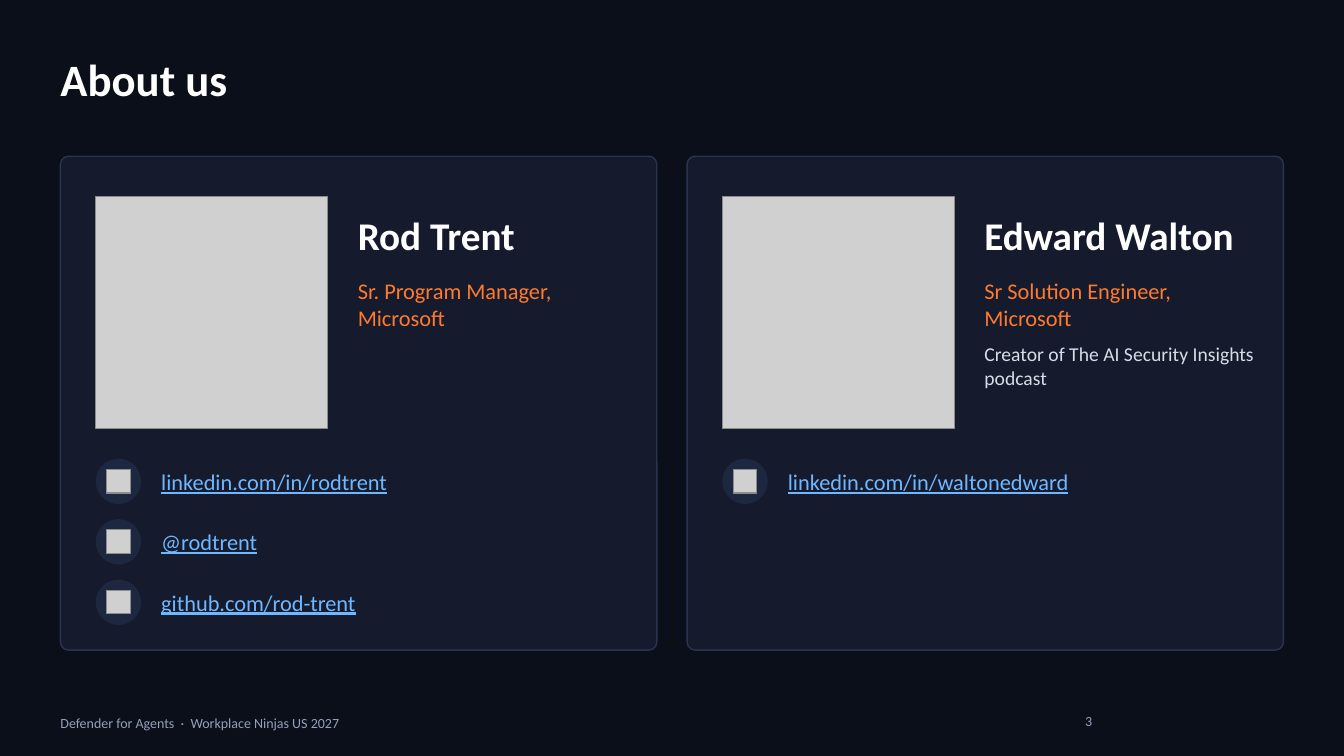
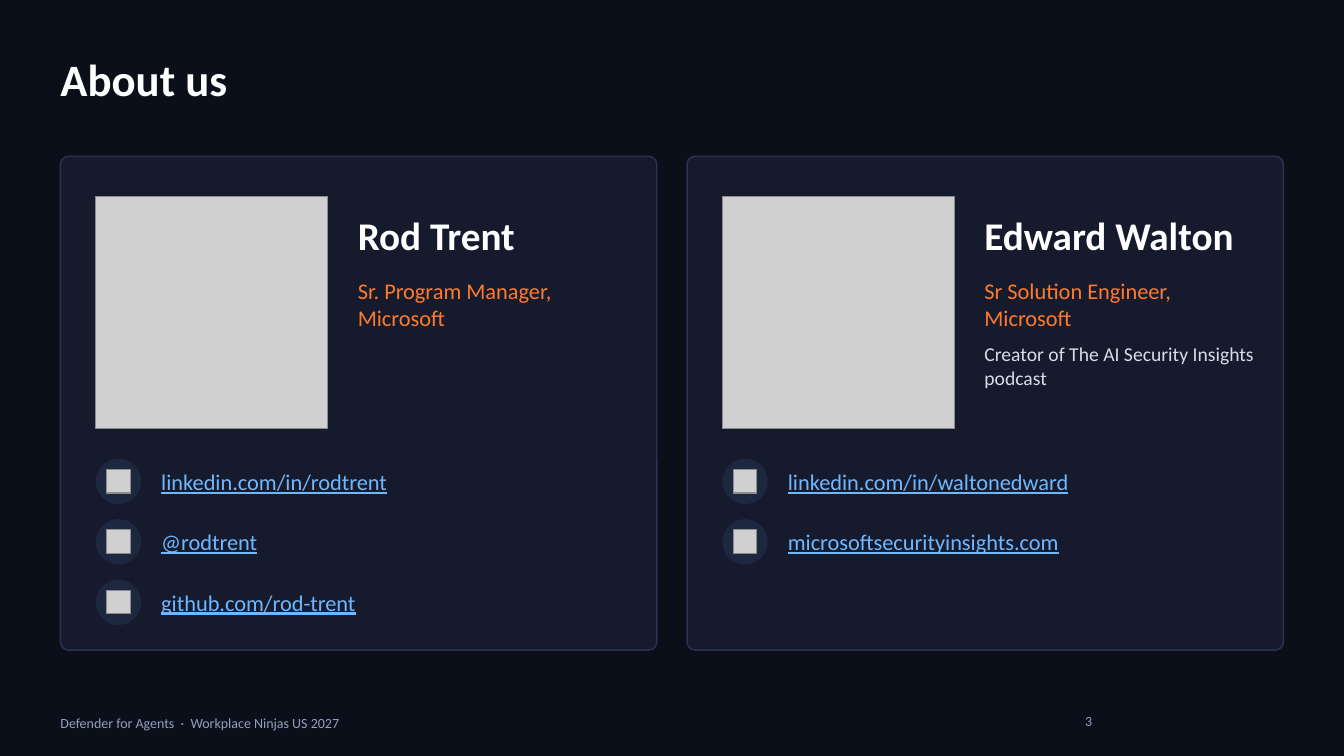
Before and after one commit to rod-trent/Conferences, a slide deck: slide 3 of WPNinjas2027/SlideDecks/Defender for Agents - WPNinjas US 2027.pptx. Drawn at 1344x756 pixels with LibreOffice and Linux fonts; fonts in the diff are those of the drawing; grey boxes stand for pictures; background and template pictures are left out. Boxes give left, top, right and bottom in pixels: in the first picture for what was removed or moved away, otherwise in the second. Text is boxed around its words. In the diff, an @@ line names an element or a change of style, - is before the commit and + after.

```diff
--- a/WPNinjas2027/SlideDecks/Defender for Agents - WPNinjas US 2027.pptx
+++ b/WPNinjas2027/SlideDecks/Defender for Agents - WPNinjas US 2027.pptx
@@ ellipse added at (723, 519, 768, 565), fill #1E2740 @@
@@ picture added at (733, 530, 756, 554) @@
@@ text added at (788, 534, 1059, 554), 16 pt, text #6FB7FF, underline @@
+microsoftsecurityinsights.com
```
Also in this commit, not shown: 1 other file.
